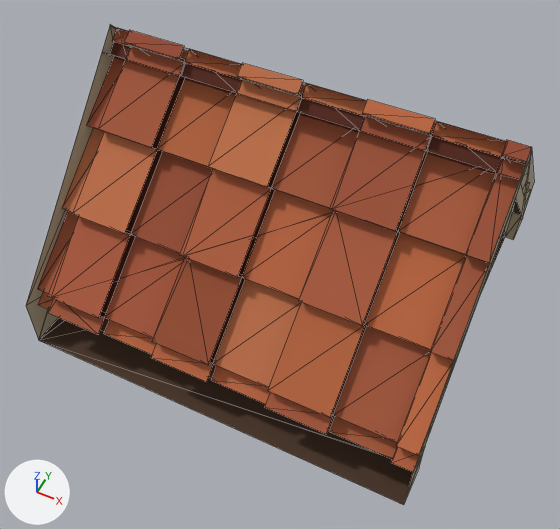
One commit to the glTF model houses/roof-high-gable-top-tile.glb: the scene before it, then after it.
Rendered twice from a 50 mm camera at (0.59, -1.289, 1.627) aimed at (0.018, -0.145, 0.197). Arrows for +X, +Y and +Z are at lower left; the lights stay in place. The older version comes first. Mesh edges are drawn as thin lines. Vertices at exactly the same position are counted once.

Script lines for the objects in view, before the commit:
```python
me_roof_high_gable_top_tile = bpy.data.meshes.new('roof-high-gable-top-tile')
me_roof_high_gable_top_tile.from_pydata(...)  # 494 vertices, 397 faces; spans x -0.5..0.5, y -0.5..0.5, z 0.0..0.641
me_roof_high_gable_top_tile.materials.append(mat_roofing)
ob_roof_high_gable_top_tile = bpy.data.objects.new('roof-high-gable-top-tile', me_roof_high_gable_top_tile)
ob_roof_high_gable_top_tile.location = (0.0, 0.0, 0.0)
```
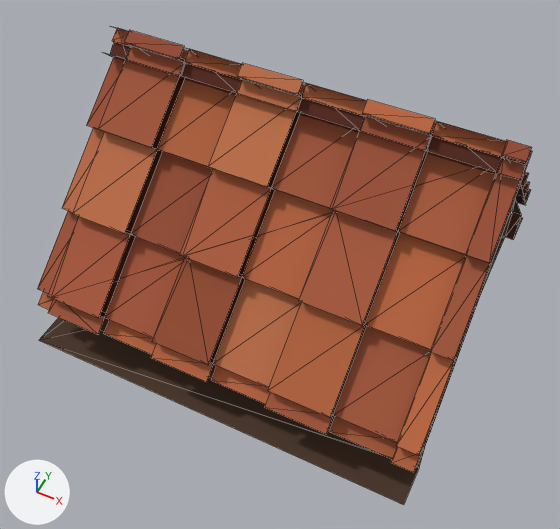
The change, as a diff of the scene's bpy script:
```diff
--- a/houses/roof-high-gable-top-tile.glb.py
+++ b/houses/roof-high-gable-top-tile.glb.py
@@ me_roof_high_gable_top_tile @@
 # used by ob_roof_high_gable_top_tile; location = (0.0, 0.0, 0.0)
-me_roof_high_gable_top_tile.from_pydata(...)  # 494 vertices, 397 faces; spans x -0.5..0.5, y -0.5..0.5, z 0.0..0.641
+me_roof_high_gable_top_tile.from_pydata(...)  # 482 vertices, 378 faces; spans x -0.5..0.5, y -0.5..0.5, z 0.0..0.637
+# me_roof_high_gable_top_tile part 1
+# 6 vertices are removed from x -0.5..-0.475, y -0.5..0.5, z 0.0..0.641
+# 12 faces are deleted
+# 3 new faces join them
+# me_roof_high_gable_top_tile part 2
+# 6 vertices are removed from x 0.475..0.5, y -0.5..0.5, z 0.0..0.641
+# 13 faces are deleted
+# 3 new faces join them
+# me_roof_high_gable_top_tile part 3: 8 kept faces spanning x -0.5..0.5, y -0.4..0.4, z 0.0..0.1 get new vertex colours; the middle colour goes from beige #b6a78b to brown #5a2616
 me_roof_high_gable_top_tile.materials.append(mat_roofing)
```

Changed parts and their boxes [x1, y1, x2, y2] in the pictures (560 x 529 px):
'roof-high-gable-top-tile', reshaped
    before: [26, 24, 534, 505]
    after: [37, 28, 532, 505]
part 1 of me_roof_high_gable_top_tile, cut back
    before: [26, 24, 117, 339]
part 2 of me_roof_high_gable_top_tile, cut back
    before: [404, 148, 534, 503]
    after: [425, 199, 516, 445]
part 3 of me_roof_high_gable_top_tile, recoloured
    before: [505, 213, 521, 240]
    after: [417, 213, 521, 467]
